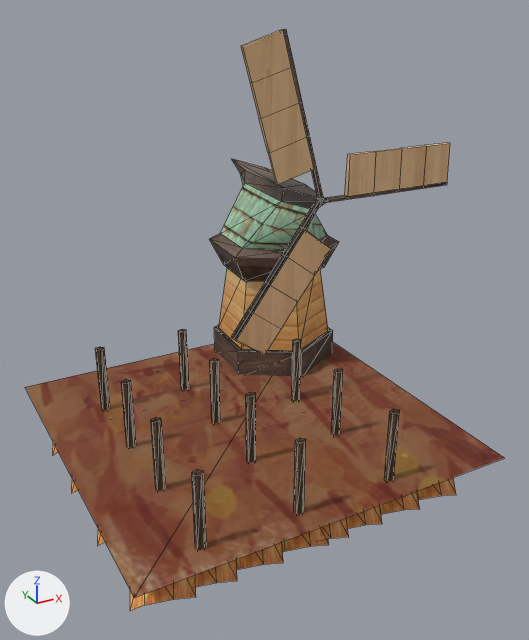
The FBX model Assets/FBX/campo mulino.FBX, before and after one commit.
One viewpoint serves both versions: a camera (50 mm lens) standing at (-0.789, -1.552, 1.076) and looking at (0.074, 0.017, 0.291). The lights are fixed; the arrows at lower left show +X, +Y and +Z. Mesh edges are drawn as thin lines. Where no turn or scale is listed for an object, it has been applied to the vertices.

Objects in the first picture: 'Box001', 'Plane013', 'grano', 'mulino'.
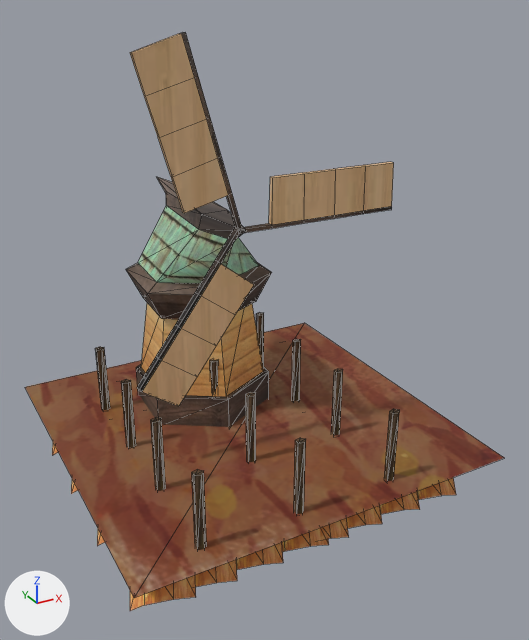
The newer file is also turned or shifted as a whole; pictures and numbers use the older file's frame.

Where the change shows, as pixel boxes (x1, y1, x2, y2) in the pictures (529 x 640 px; the box of a moved part takes in the faces that stretch with it):
'Plane013', reshaped: before (25, 329, 504, 598); after (25, 313, 504, 598)
'Box001', moved: before (231, 29, 450, 355); after (130, 32, 394, 406)
'mulino', moved: before (209, 159, 339, 377); after (126, 177, 272, 427)
part 1 of me_mesh, moved or reshaped: before (178, 329, 189, 390); after (256, 313, 264, 366)

Edits to the bpy script that builds the scene:
```text
Change me_mesh:
    where me_mesh.from_pydata(...)  # 114 vertices, 178 faces; spans x -0.489..0.489, y -0.48..0.48, z 0.001..0.194
    used by ob_plane013; location = (0.002, 0.0, 0.009)
    me_mesh part 1: the loose piece of 10 vertices spanning x -0.084..-0.061, y 0.232..0.251, z 0.001..0.194 is moved by (0.254, 0.0, 0.0)
Change ob_mulino:
    ob_mulino.location: (0.261, 0.064, 0.586) -> (-0.06, -0.089, 0.59)
Change ob_box001:
    ob_box001.location: (0.261, 0.064, 0.586) -> (-0.06, -0.089, 0.59)
```
